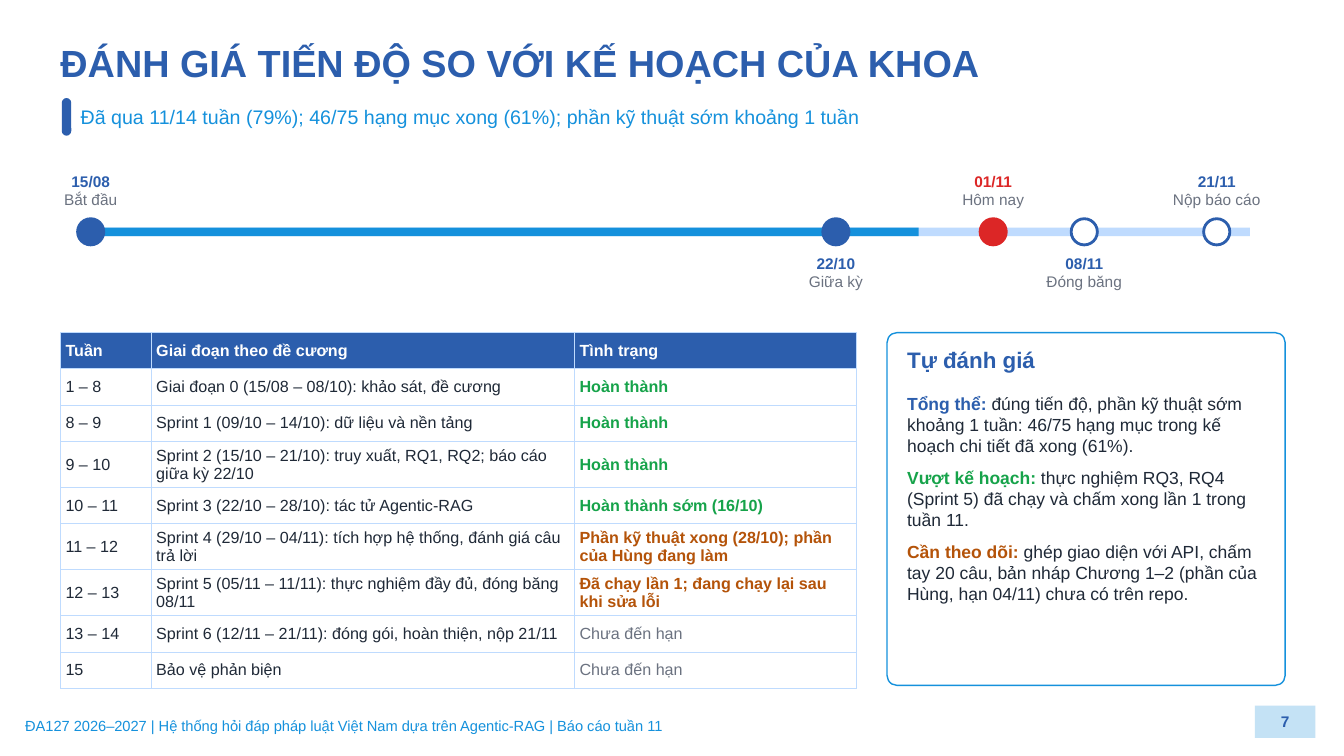
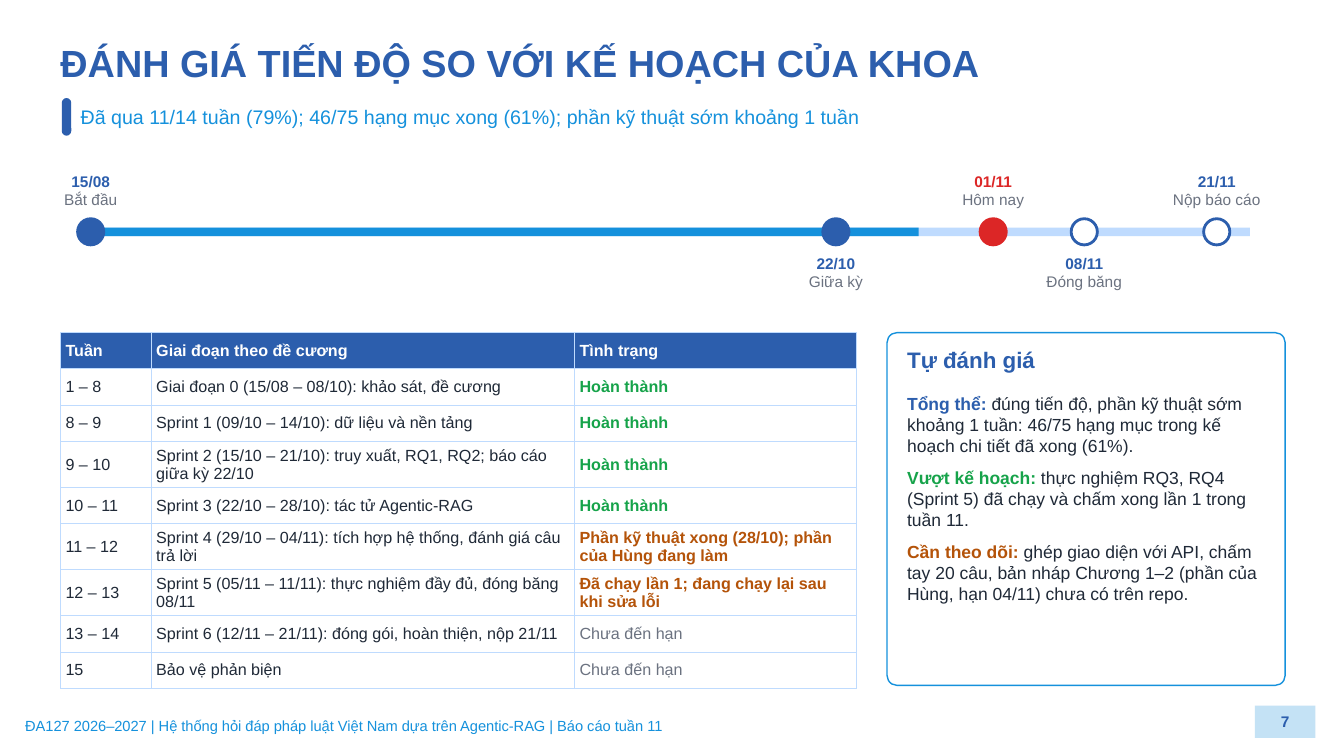
Before and after one commit to thedestoroyah/vn-legal-qa, a slide deck: slide 7 of docs/managements/Week 26.10-01.11/Slide báo cáo tuần 11 - ĐA127.pptx. Drawn at 1344x756 pixels with LibreOffice and Linux fonts; fonts in the diff are those of the drawing; background and template pictures are left out. Boxes give left, top, right and bottom in pixels: in the first picture for what was removed or moved away, otherwise in the second. Text is boxed around its words. In the diff, an @@ line names an element or a change of style, - is before the commit and + after.

```diff
--- a/docs/managements/Week 26.10-01.11/Slide báo cáo tuần 11 - ĐA127.pptx
+++ b/docs/managements/Week 26.10-01.11/Slide báo cáo tuần 11 - ĐA127.pptx
@@ table at (60, 333, 857, 683) @@
-row 5, column 3: Hoàn thành sớm (16/10)
+row 5, column 3: Hoàn thành
```
Also in this commit, not shown: 3 other slides changed, 1 other file.
